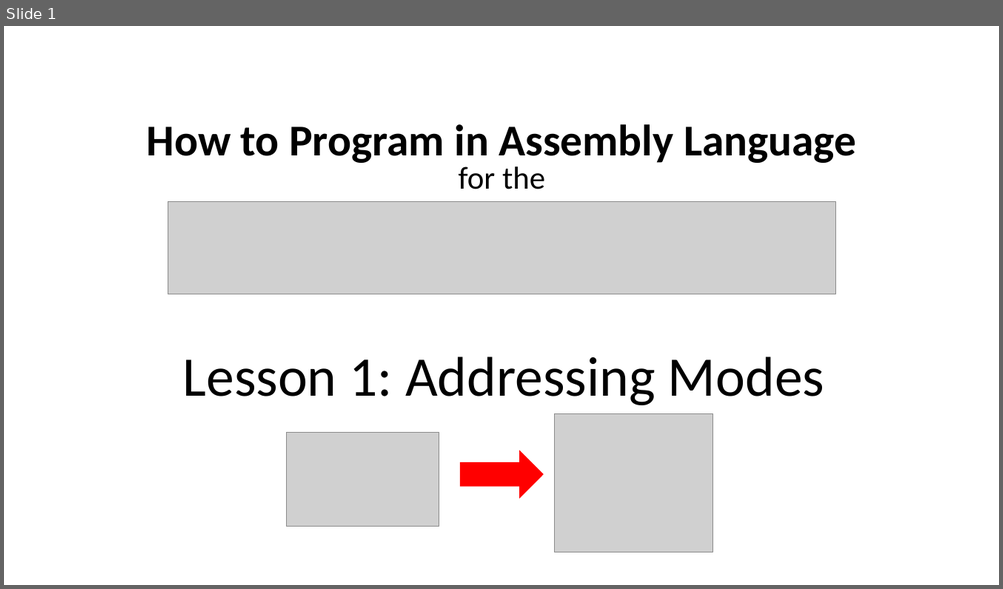
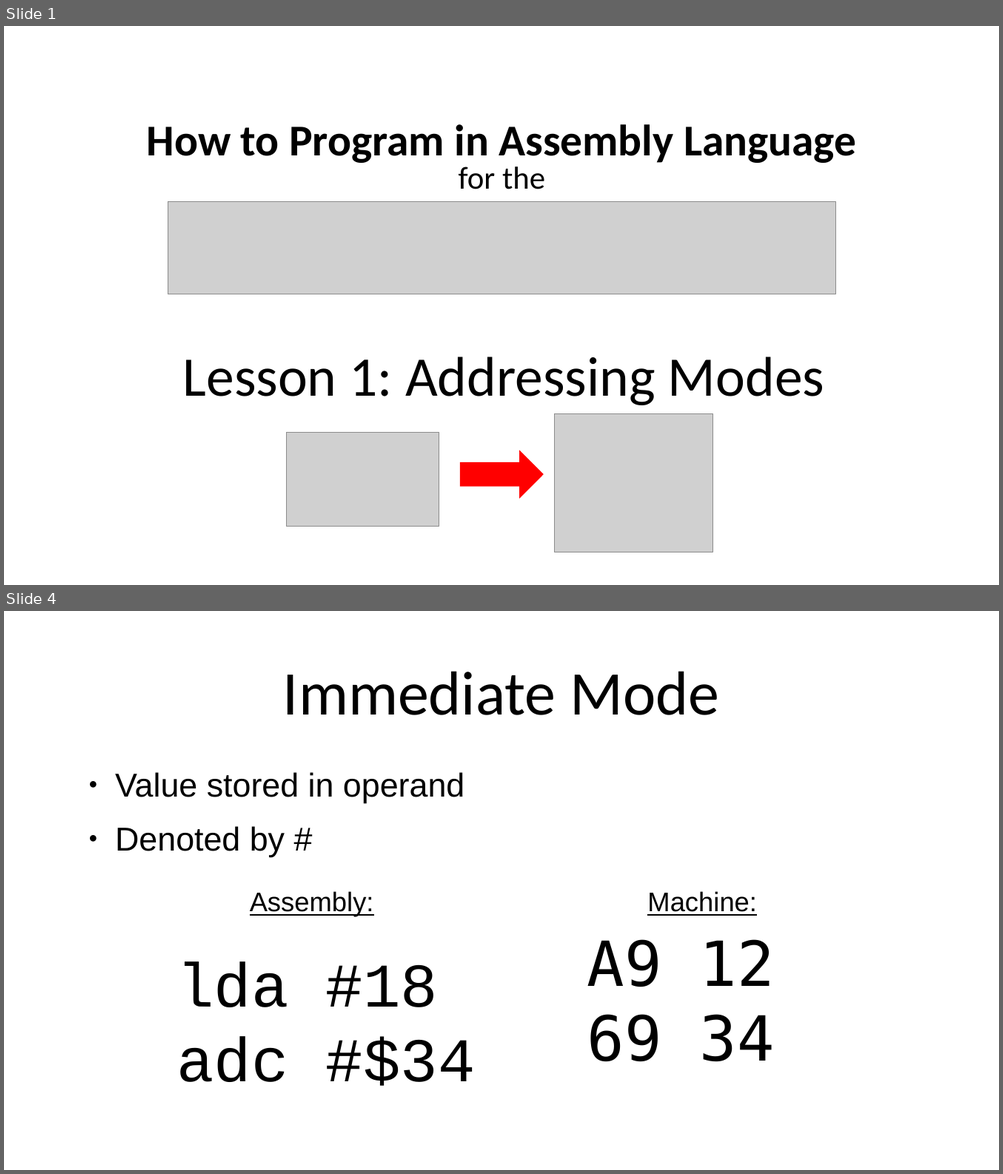
Before and after one commit to SlithyMatt/x16-assembly-tutorial, a slide deck: Lesson2/Lesson2.odp. Shown one above the other, each under a label of ours: slide 1 before the commit, slides 1 and 4 after it; the slides between them are not shown. The pictures are 1003x589 and 1003x1174 pixels, drawn with LibreOffice and Linux fonts; fonts in the diff are those of the drawing; grey boxes stand for pictures. Boxes give left, top, right and bottom in pixels: in the first picture for what was removed or moved away, otherwise in the second. Text is boxed around its words. In the diff, an @@ line names an element or a change of style, - is before the commit and + after.

```diff
--- a/Lesson2/Lesson2.odp
+++ b/Lesson2/Lesson2.odp
@@ slide 4 added at (x1=4, y1=611, x2=999, y2=1170), background #FFFFFF @@
@@ title added at (x1=283, y1=671, x2=720, y2=715), 60 pt, text #000000 @@
+Immediate Mode
@@ text added at (x1=115, y1=772, x2=464, y2=857), 32 pt, text #000000 @@
+● Value stored in operand
+● Denoted by #
@@ text added at (x1=250, y1=891, x2=374, y2=917), 26 pt, text #000000, underline @@
+Assembly:
@@ text added at (x1=647, y1=891, x2=757, y2=916), 26 pt, text #000000, underline @@
+Machine:
@@ text added at (x1=587, y1=940, x2=774, y2=1062), 60 pt, text #000000 @@
+A9 12
+69 34
@@ text added at (x1=176, y1=962, x2=475, y2=1086), 60 pt, text #000000 @@
+lda #18
+adc #$34
```
Also in this commit, not shown: 4 other slides added, 1 slide removed.
